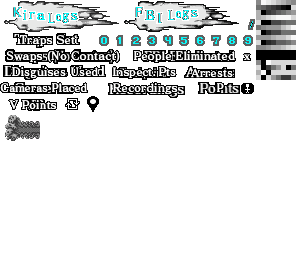
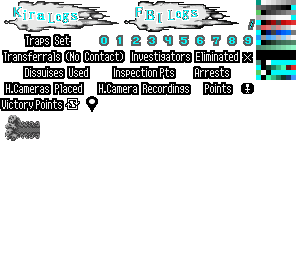
Before/after of a 296x256 layered artwork. What changed in the layer stack:
moved "P" into group "Group 1" over left=217, top=83, right=224, bottom=92
moved "V Points" into group "Group 1" over left=9, top=100, right=57, bottom=109
moved "Recordings" into group "Group 1" over left=113, top=83, right=178, bottom=94
moved "Cameras Placed" into group "Group 1" over left=0, top=83, right=87, bottom=92
moved "Arrests" into group "Group 1" over left=191, top=68, right=233, bottom=78
moved "Inspect. Pts" into group "Group 1" over left=112, top=67, right=176, bottom=78
moved "People Eliminated" into group "Group 1" over left=134, top=51, right=235, bottom=62
moved "Disguises Used" into group "Group 1" over left=12, top=67, right=98, bottom=78
moved "Swaps (No Contact)" into group "Group 1" over left=7, top=51, right=120, bottom=62
moved "x" into group "Group 1" over left=244, top=54, right=250, bottom=60
moved "Traps Set" into group "Group 1" over left=19, top=35, right=75, bottom=46
added layer "Layer 4" above "Layer 3" over left=4, top=0, right=296, bottom=112
added layer "Layer 3" above "Layer 2" over left=1, top=35, right=252, bottom=110
hid "Layer 1" over left=3, top=0, right=296, bottom=112
